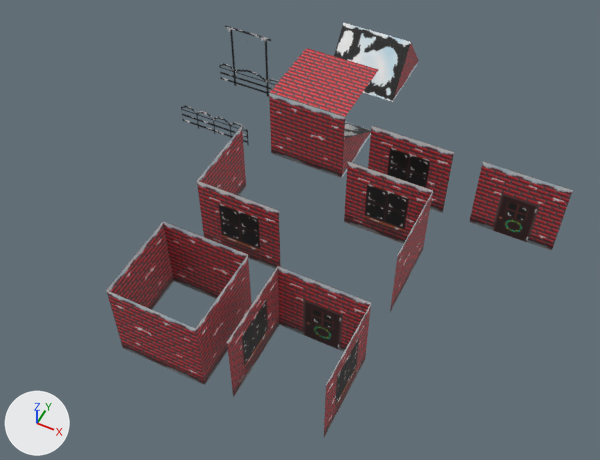
A saved change to the Blender file environment/meshes/environment.blend.
Both versions are drawn from a 50 mm lens placed at (10.07, -22.16, 22.04), pointed at (1.11, -4.25, -0.35). Lighting does not change. The marker at lower left points along +X, +Y and +Z.

In view in the first picture: 'brick_no_snow.col', 'brick_wall.col', 'brick_wall_all_sides.col', 'brick_wall_corner.col', 'brick_wall_corner_in.col', 'brick_wall_door.col', 'brick_wall_end.col', 'brick_wall_window.col', 'gate.col', 'roof.col', 'roof_1_tile.col'.
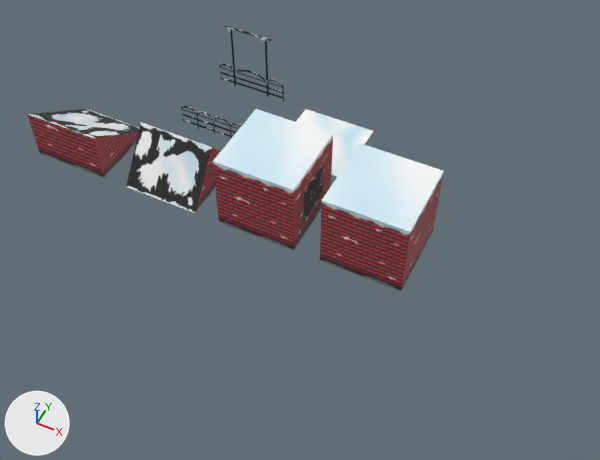
The edits, one by one:
Mesh me_cube_003 is new.
It has 6 vertices, 5 faces and spans x -1.5..1.5, y -1.5..1.5, z 0.0..2.0.
Faces by material slot: [3, 1, 1].
It uses material mat_brick_wall (picture img_brick_wall_png).
It uses material mat_roof (picture img_roof_black_png).
It uses material mat_material_002 (picture img_brick_no_snow_png).
Mesh me_cube_002 is new.
It has 6 vertices, 5 faces and spans x -1.5..1.5, y -1.5..1.5, z 0.0..2.0.
Faces by material slot: [2, 2, 1].
It uses material mat_brick_wall (picture img_brick_wall_png).
It uses material mat_roof (picture img_roof_black_png).
It uses material mat_material_002 (picture img_brick_no_snow_png).
Mesh me_cube_001 is new.
It has 8 vertices, 6 faces and spans x -1.5..1.5, y -1.5..1.5, z 0.0..3.0.
Faces by material slot: [4, 2].
It uses material mat_brick_wall (picture img_brick_wall_png).
It uses material mat_material (picture img_snow_png_001).
Mesh me_cube is new.
It has 8 vertices, 6 faces and spans x -1.5..1.5, y -1.5..1.5, z 0.0..3.0.
Faces by material slot: [2, 1, 1, 2].
It uses material mat_brick_wall (picture img_brick_wall_png).
It uses material mat_brick_wall_window (picture img_brick_wall_window_png).
It uses material mat_brick_wall_door (picture img_brtick_wall_door_png).
It uses material mat_material (picture img_snow_png_001).
Object 'brick_wall.col' (ob_brick_wall_col) is deleted.
Object 'brick_wall_window.col' (ob_brick_wall_window_col) is deleted.
Object 'brick_wall_door.col' (ob_brick_wall_door_col) is deleted.
Object 'brick_wall_corner.col' (ob_brick_wall_corner_col) is deleted.
Object 'brick_wall_end.col' (ob_brick_wall_end_col) is deleted.
Object 'brick_wall_corner_in.col' (ob_brick_wall_corner_in_col) is deleted.
Object 'brick_wall_all_sides.col' (ob_brick_wall_all_sides_col) is deleted.
Object 'roof.col' (ob_roof_col) is deleted.
Object 'roof_1_tile.col' (ob_roof_1_tile_col) is deleted.
Object 'brick_no_snow.col' (ob_brick_no_snow_col) is deleted.
Object 'roof_black.col' (ob_roof_black_col) is new; it shows me_cube_003.
Its location is (-8.0, -4.0, 0.0).
Object 'roof_black_com.col' (ob_roof_black_com_col) is new; it shows me_cube_002.
Its location is (-4.0, -4.0, 0.0).
Object 'brick_only.col' (ob_brick_only_col) is new; it shows me_cube_001.
Its location is (4.0, -4.0, 0.0).
Object 'brick_window_door.col' (ob_brick_window_door_col) is new; it shows me_cube.
Its location is (0.0, -4.0, 0.0).

Where the change shows, as pixel boxes [x1, y1, x2, y2] in the pictures (600 x 460 px):
'brick_wall_all_sides.col', deleted (brown)
    before: [106, 221, 252, 385]
'brick_only.col', added
    after: [320, 143, 444, 292]
'brick_window_door.col', added
    after: [213, 109, 333, 251]
'brick_wall_end.col', deleted (brown)
    before: [227, 266, 371, 437]
'brick_wall_corner_in.col', deleted (brown)
    before: [197, 126, 280, 269]
'brick_wall_corner.col', deleted
    before: [344, 162, 433, 312]
'brick_wall_door.col', deleted (red)
    before: [469, 162, 573, 251]
'roof_black_com.col', added
    after: [126, 122, 220, 213]
'roof_black.col', added
    after: [27, 109, 139, 178]
'brick_wall.col', deleted (red)
    before: [269, 93, 345, 178]
'brick_no_snow.col', deleted (red)
    before: [269, 48, 378, 117]
'brick_wall_window.col', deleted
    before: [368, 126, 454, 213]
'roof_1_tile.col', deleted
    before: [334, 23, 419, 102]
'roof.col', deleted
    before: [342, 122, 371, 178]
'snow.col', unchanged, uncovered by the edit
    after: [296, 109, 373, 177]
